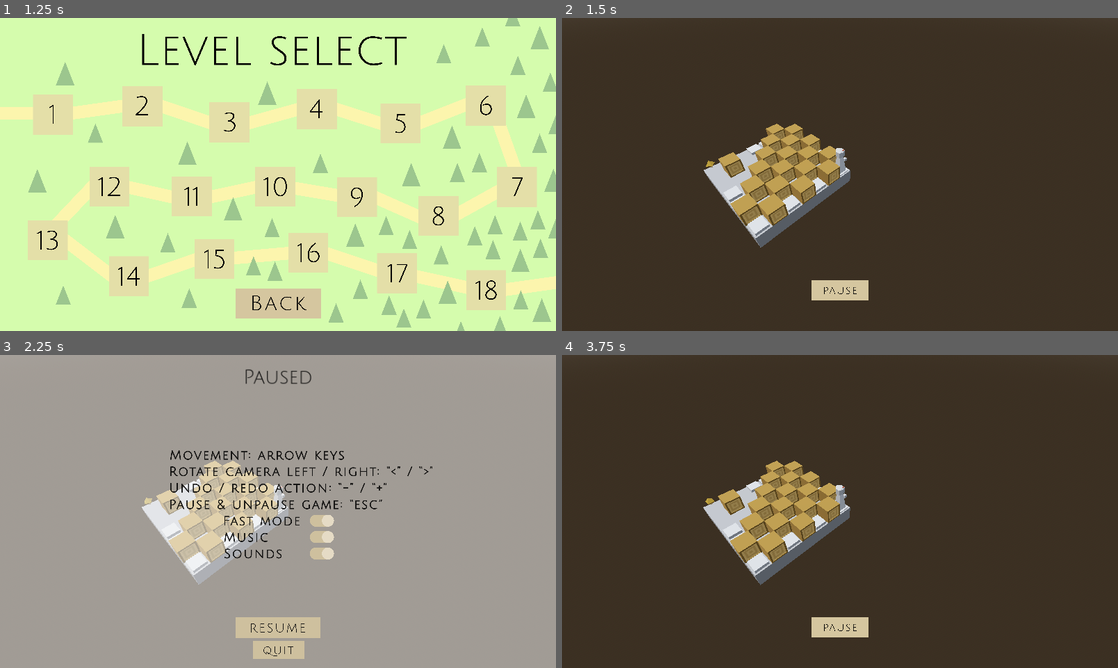
Above: before the commit, frames 1-4 (two rows, left to right).
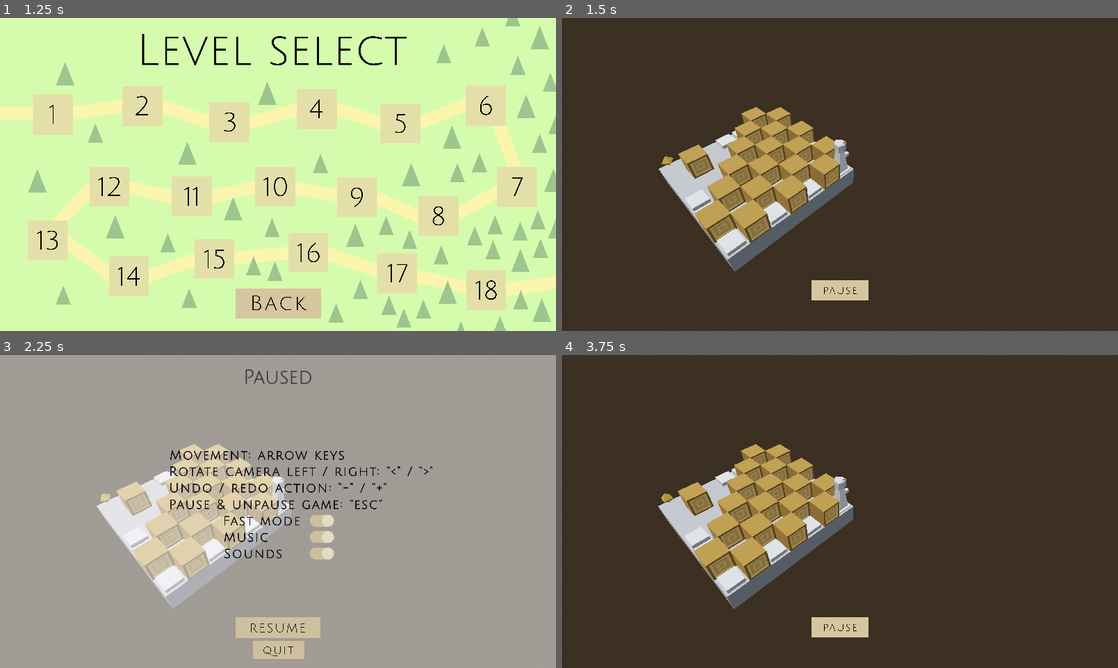
Above: after the commit, the same moments.

Repository: Jnight1104/Iso-Journey
Game: Godot game, scene res://Scenes/Main_menu.tscn
The game is run twice, just before and just after one commit, with the same random seed, the same clock (stepped at 60 frames per second) and the same inputs. The project has no main scene, so this scene is started directly.
Inputs (mouse positions are in pixels of both pictures, inside the frame that each line leads up to):
- Up to frame 1 (1.25 s): click (278, 224) at 0.5 s
- Up to frame 2 (1.5 s): click (706, 105) at 1.25 s
- Up to frame 3 (2.25 s): click (278, 627) at 2 s
- Up to frame 4 (3.75 s): click (840, 627) at 2.75 s; move the mouse to (962, 495) at 3.52 s; hold Right (ui_right) from 3.53 s (still down)

Frame 1 is identical in both runs. In frame 2, 7.9% of the frame differs, in the area x 17-53%, y 28-82%; in frame 3, 6.5%; in frame 4, 8.0%.

Commit message:
Began implementing level 3

Diff:
--- a/Scenes/Level_2.tscn
+++ b/Scenes/Level_2.tscn
@@ -48,6 +48,7 @@
 
 [node name="Camera3D" type="Camera3D" parent="."]
 transform = Transform3D(-0.707107, 0.5, -0.5, 0, 0.707106, 0.707107, 0.707107, 0.5, -0.5, -7, 6, -7)
+fov = 60.0
 script = ExtResource("2_w5hrd")
 
 [node name="Floor" type="StaticBody3D" parent="."]
--- /dev/null
+++ b/Scenes/Level_3.tscn
@@ -0,0 +1,164 @@
+[gd_scene load_steps=11 format=3 uid="uid://c2y3basmvq0iu"]
+
+[ext_resource type="PackedScene" uid="uid://wuqxfpxeqv0c" path="res://Scenes/Win_screen.tscn" id="1_yplvu"]
+[ext_resource type="PackedScene" uid="uid://3rbwyri5ri08" path="res://Scenes/Pause_menu.tscn" id="2_q3wem"]
+[ext_resource type="PackedScene" uid="uid://pkgm4m42dt3k" path="res://Scenes/Player.tscn" id="3_hr853"]
+[ext_resource type="PackedScene" uid="uid://c2crxba3owhbe" path="res://Scenes/Box.tscn" id="4_f4oet"]
+[ext_resource type="Script" path="res://Scripts/camera.gd" id="4_yw6pa"]
+[ext_resource type="PackedScene" uid="uid://llop56s2vxno" path="res://Scenes/Pressure_plate.tscn" id="5_2phyc"]
+[ext_resource type="PackedScene" uid="uid://cfyksnkf74v44" path="res://Scenes/Win_collectible.tscn" id="7_3k3ml"]
+
+[sub_resource type="ProceduralSkyMaterial" id="ProceduralSkyMaterial_64q2x"]
+sky_horizon_color = Color(0.64625, 0.65575, 0.67075, 1)
+ground_horizon_color = Color(0.64625, 0.65575, 0.67075, 1)
+
+[sub_resource type="Sky" id="Sky_oh1ir"]
+sky_material = SubResource("ProceduralSkyMaterial_64q2x")
+
+[sub_resource type="Environment" id="Environment_o4ggm"]
+background_mode = 2
+sky = SubResource("Sky_oh1ir")
+tonemap_mode = 2
+glow_enabled = true
+
+[node name="Level" type="Node3D"]
+
+[node name="WorldEnvironment" type="WorldEnvironment" parent="."]
+environment = SubResource("Environment_o4ggm")
+
+[node name="DirectionalLight3D" type="DirectionalLight3D" parent="."]
+transform = Transform3D(-0.866023, -0.433016, 0.250001, 0, 0.499998, 0.866027, -0.500003, 0.749999, -0.43301, 0, 13.5553, 0)
+shadow_enabled = true
+
+[node name="CSGBox3D" type="CSGBox3D" parent="."]
+transform = Transform3D(1, 0, 0, 0, 1, 0, 0, 0, 1, 3, 0, -3)
+size = Vector3(7, 1, 7)
+
+[node name="Win_screen" parent="." instance=ExtResource("1_yplvu")]
+
+[node name="Pause_menu" parent="." instance=ExtResource("2_q3wem")]
+
+[node name="Player" parent="." instance=ExtResource("3_hr853")]
+transform = Transform3D(1, 0, 0, 0, 1, 0, 0, 0, 1, 0, 0.5, 0)
+
+[node name="Camera3D" type="Camera3D" parent="."]
+transform = Transform3D(-0.707107, 0.5, -0.5, 0, 0.707106, 0.707107, 0.707107, 0.5, -0.5, -7, 6, -7)
+fov = 60.0
+script = ExtResource("4_yw6pa")
+
+[node name="RigidBody3D" parent="." instance=ExtResource("4_f4oet")]
+transform = Transform3D(1, 0, 0, 0, 1, 0, 0, 0, 1, 1, 1, 0)
+
+[node name="RigidBody3D2" parent="." instance=ExtResource("4_f4oet")]
+transform = Transform3D(1, 0, 0, 0, 1, 0, 0, 0, 1, 1, 1, -1)
+
+[node name="RigidBody3D3" parent="." instance=ExtResource("4_f4oet")]
+transform = Transform3D(1, 0, 0, 0, 1, 0, 0, 0, 1, 1, 1, -2)
+
+[node name="RigidBody3D4" parent="." instance=ExtResource("4_f4oet")]
+transform = Transform3D(1, 0, 0, 0, 1, 0, 0, 0, 1, 1, 1, -3)
+
+[node name="RigidBody3D5" parent="." instance=ExtResource("4_f4oet")]
+transform = Transform3D(1, 0, 0, 0, 1, 0, 0, 0, 1, 1, 1, -4)
+
+[node name="RigidBody3D6" parent="." instance=ExtResource("4_f4oet")]
+transform = Transform3D(1, 0, 0, 0, 1, 0, 0, 0, 1, 1, 1, -5)
+
+[node name="RigidBody3D7" parent="." instance=ExtResource("4_f4oet")]
+transform = Transform3D(1, 0, 0, 0, 1, 0, 0, 0, 1, 3, 1, 0)
+
+[node name="RigidBody3D8" parent="." instance=ExtResource("4_f4oet")]
+transform = Transform3D(1, 0, 0, 0, 1, 0, 0, 0, 1, 3, 1, -1)
+
+[node name="RigidBody3D9" parent="." instance=ExtResource("4_f4oet")]
+transform = Transform3D(1, 0, 0, 0, 1, 0, 0, 0, 1, 3, 1, -2)
+
+[node name="RigidBody3D10" parent="." instance=ExtResource("4_f4oet")]
+transform = Transform3D(1, 0, 0, 0, 1, 0, 0, 0, 1, 3, 1, -3)
+
+[node name="RigidBody3D11" parent="." instance=ExtResource("4_f4oet")]
+transform = Transform3D(1, 0, 0, 0, 1, 0, 0, 0, 1, 3, 1, -4)
+
+[node name="RigidBody3D12" parent="." instance=ExtResource("4_f4oet")]
+transform = Transform3D(1, 0, 0, 0, 1, 0, 0, 0, 1, 3, 1, -5)
+
+[node name="RigidBody3D13" parent="." instance=ExtResource("4_f4oet")]
+transform = Transform3D(1, 0, 0, 0, 1, 0, 0, 0, 1, 5, 1, -6)
+
+[node name="RigidBody3D14" parent="." instance=ExtResource("4_f4oet")]
+transform = Transform3D(1, 0, 0, 0, 1, 0, 0, 0, 1, 5, 1, -1)
+
+[node name="RigidBody3D15" parent="." instance=ExtResource("4_f4oet")]
+transform = Transform3D(1, 0, 0, 0, 1, 0, 0, 0, 1, 5, 1, -2)
+
+[node name="RigidBody3D16" parent="." instance=ExtResource("4_f4oet")]
+transform = Transform3D(1, 0, 0, 0, 1, 0, 0, 0, 1, 5, 1, -3)
+
+[node name="RigidBody3D17" parent="." instance=ExtResource("4_f4oet")]
+transform = Transform3D(1, 0, 0, 0, 1, 0, 0, 0, 1, 5, 1, -4)
+
+[node name="RigidBody3D18" parent="." instance=ExtResource("4_f4oet")]
+transform = Transform3D(1, 0, 0, 0, 1, 0, 0, 0, 1, 5, 1, -5)
+
+[node name="Area3D" parent="." instance=ExtResource("5_2phyc")]
+transform = Transform3D(1, 0, 0, 0, 1, 0, 0, 0, 1, 2, 0.5, 0)
+
+[node name="RigidBody3D19" parent="." instance=ExtResource("4_f4oet")]
+transform = Transform3D(1, 0, 0, 0, 1, 0, 0, 0, 1, 1, 1, -6)
+
+[node name="Area3D2" parent="." instance=ExtResource("5_2phyc")]
+transform = Transform3D(1, 0, 0, 0, 1, 0, 0, 0, 1, 2, 0.5, -2)
+
+[node name="Area3D3" parent="." instance=ExtResource("5_2phyc")]
+transform = Transform3D(1, 0, 0, 0, 1, 0, 0, 0, 1, 2, 0.5, -1)
+
+[node name="Area3D4" parent="." instance=ExtResource("5_2phyc")]
+transform = Transform3D(1, 0, 0, 0, 1, 0, 0, 0, 1, 2, 0.5, -3)
+
+[node name="Area3D5" parent="." instance=ExtResource("5_2phyc")]
+transform = Transform3D(1, 0, 0, 0, 1, 0, 0, 0, 1, 2, 0.5, -4)
+
+[node name="Area3D6" parent="." instance=ExtResource("5_2phyc")]
+transform = Transform3D(1, 0, 0, 0, 1, 0, 0, 0, 1, 2, 0.5, -5)
+
+[node name="Area3D7" parent="." instance=ExtResource("5_2phyc")]
+transform = Transform3D(1, 0, 0, 0, 1, 0, 0, 0, 1, 3, 0.5, -6)
+
+[node name="Area3D8" parent="." instance=ExtResource("5_2phyc")]
+transform = Transform3D(1, 0, 0, 0, 1, 0, 0, 0, 1, 4, 0.5, -5)
+
+[node name="Area3D9" parent="." instance=ExtResource("5_2phyc")]
+transform = Transform3D(1, 0, 0, 0, 1, 0, 0, 0, 1, 4, 0.5, -4)
+
+[node name="Area3D10" parent="." instance=ExtResource("5_2phyc")]
+transform = Transform3D(1, 0, 0, 0, 1, 0, 0, 0, 1, 4, 0.5, -3)
+
+[node name="Area3D11" parent="." instance=ExtResource("5_2phyc")]
+transform = Transform3D(1, 0, 0, 0, 1, 0, 0, 0, 1, 4, 0.5, -2)
+
+[node name="Area3D12" parent="." instance=ExtResource("5_2phyc")]
+transform = Transform3D(1, 0, 0, 0, 1, 0, 0, 0, 1, 4, 0.5, -1)
+
+[node name="Area3D13" parent="." instance=ExtResource("5_2phyc")]
+transform = Transform3D(1, 0, 0, 0, 1, 0, 0, 0, 1, 5, 0.5, 0)
+
+[node name="Area3D14" parent="." instance=ExtResource("5_2phyc")]
+transform = Transform3D(1, 0, 0, 0, 1, 0, 0, 0, 1, 6, 0.5, -1)
+
+[node name="Area3D15" parent="." instance=ExtResource("5_2phyc")]
+transform = Transform3D(1, 0, 0, 0, 1, 0, 0, 0, 1, 6, 0.5, -2)
+
+[node name="Area3D16" parent="." instance=ExtResource("5_2phyc")]
+transform = Transform3D(1, 0, 0, 0, 1, 0, 0, 0, 1, 6, 0.5, -3)
+
+[node name="Area3D17" parent="." instance=ExtResource("5_2phyc")]
+transform = Transform3D(1, 0, 0, 0, 1, 0, 0, 0, 1, 6, 0.5, -4)
+
+[node name="Area3D18" parent="." instance=ExtResource("5_2phyc")]
+transform = Transform3D(1, 0, 0, 0, 1, 0, 0, 0, 1, 6, 0.5, -5)
+
+[node name="Area3D19" parent="." instance=ExtResource("5_2phyc")]
+transform = Transform3D(1, 0, 0, 0, 1, 0, 0, 0, 1, 6, 0.5, -6)
+
+[node name="Area3D20" parent="." instance=ExtResource("7_3k3ml")]
+transform = Transform3D(1, 0, 0, 0, 1, 0, 0, 0, 1, 0, 1, 0)
